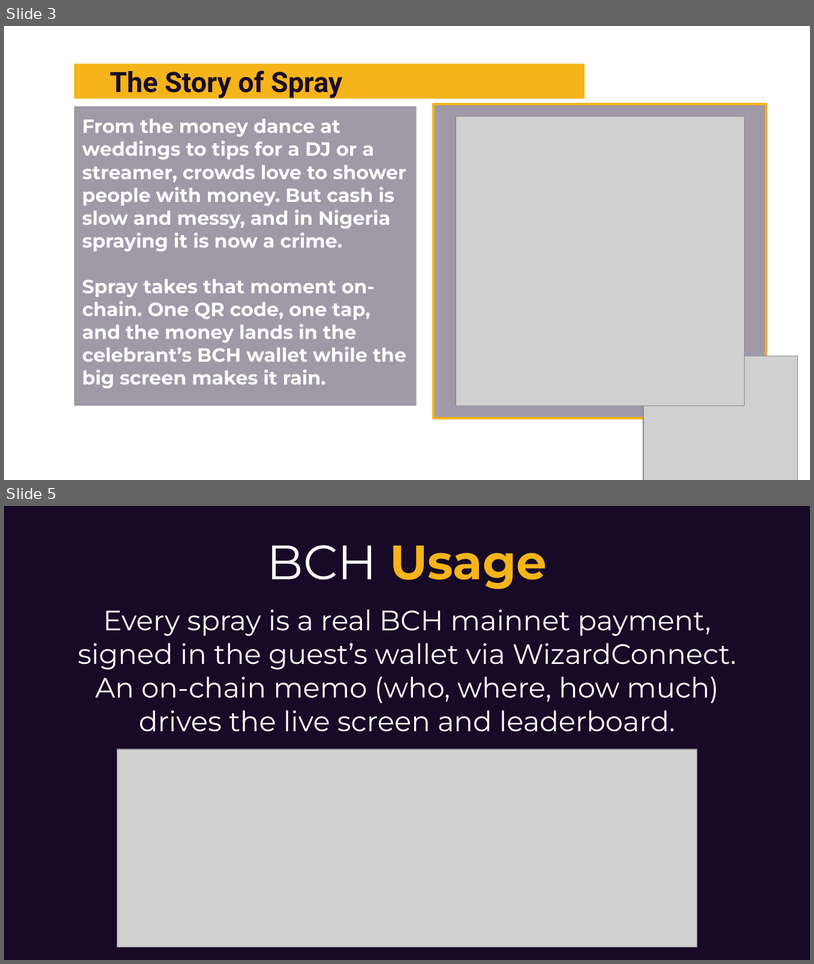
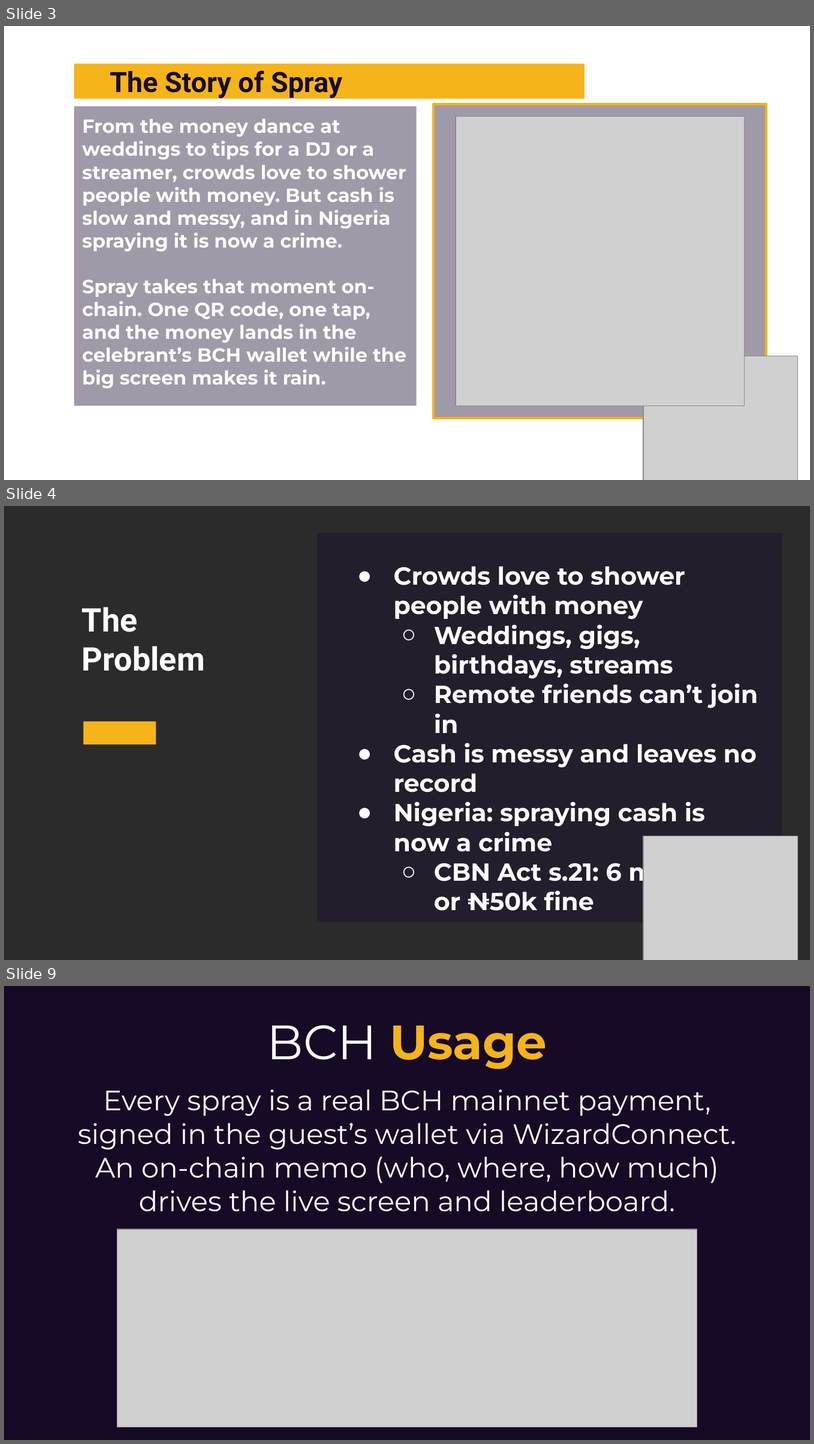
Before and after one commit to blockchaincali/spray, a slide deck: docs/Spray-BLAZE-2026.pptx. Shown one above the other, each under a label of ours: slides 3 and 5 before the commit, slides 3, 4 and 9 after it; the slides between them are not shown. The pictures are 814x964 and 814x1444 pixels, drawn with LibreOffice and Linux fonts; fonts in the diff are those of the drawing; grey boxes stand for pictures; background and template pictures are left out; a plain dark background stands for a picture behind light text. Boxes give left, top, right and bottom in pixels: in the first picture for what was removed or moved away, otherwise in the second. Text is boxed around its words. In the diff, an @@ line names an element or a change of style, - is before the commit and + after.

```diff
--- a/docs/Spray-BLAZE-2026.pptx
+++ b/docs/Spray-BLAZE-2026.pptx
@@ slide 4 added at (4,506,810,960), background picture (left out) @@
@@ rectangle added at (318,534,783,922), fill #1A0B2C at 41% opacity @@
@@ text added at (394,566,758,887), 22 pt, text #FFFFFF, bold @@
+● Crowds love to shower people with money
+  ○ Weddings, gigs, birthdays, streams
+  ○ Remote friends can’t join in
+● Cash is messy and leaves no record
+● Nigeria: spraying cash is now a crime
+  ○ CBN Act s.21: 6 months or ₦50k fine
@@ text added at (82,607,205,671), 29 pt, text #FFFFFF, bold @@
+The Problem
@@ rectangle added at (83,721,156,745), fill #F4B41A @@
@@ picture added at (644,836,797,960) @@
@@ what was slide 5 is now slide 9 @@
```
Also in this commit, not shown: 6 other slides added, 1 other file.
